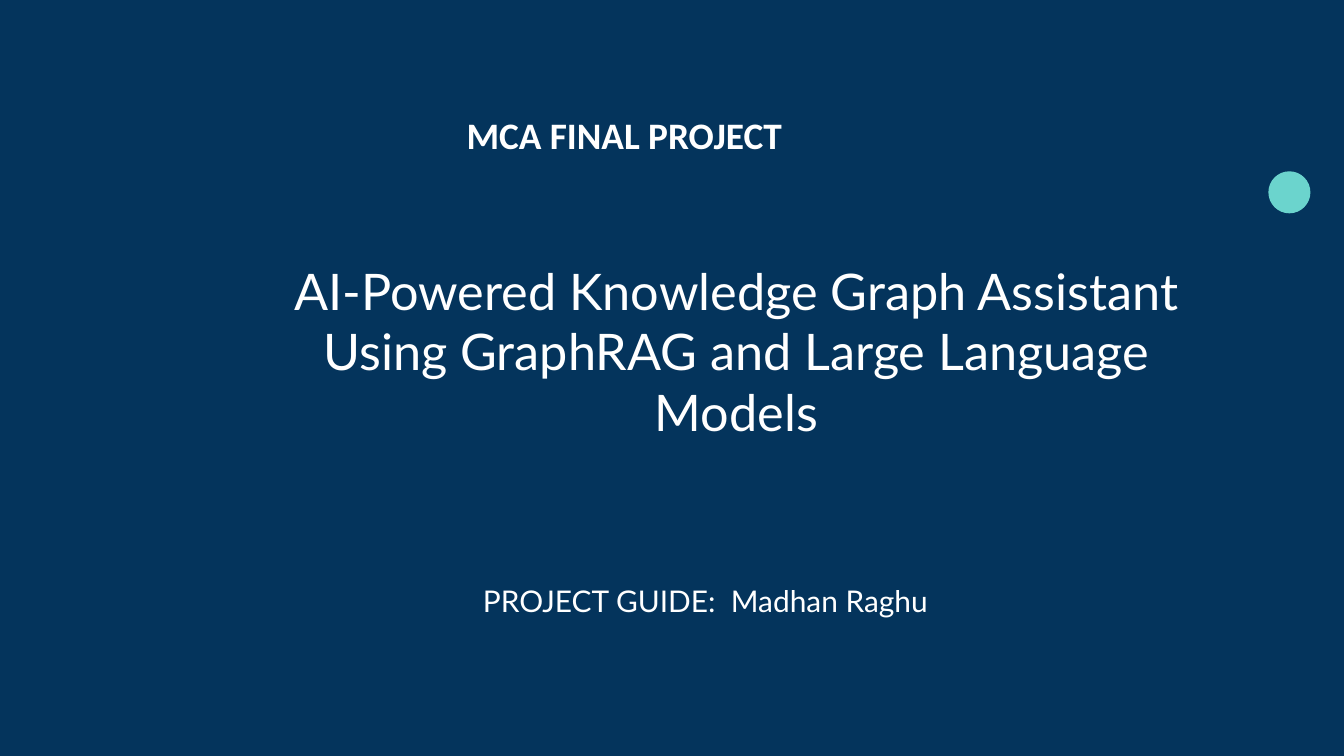
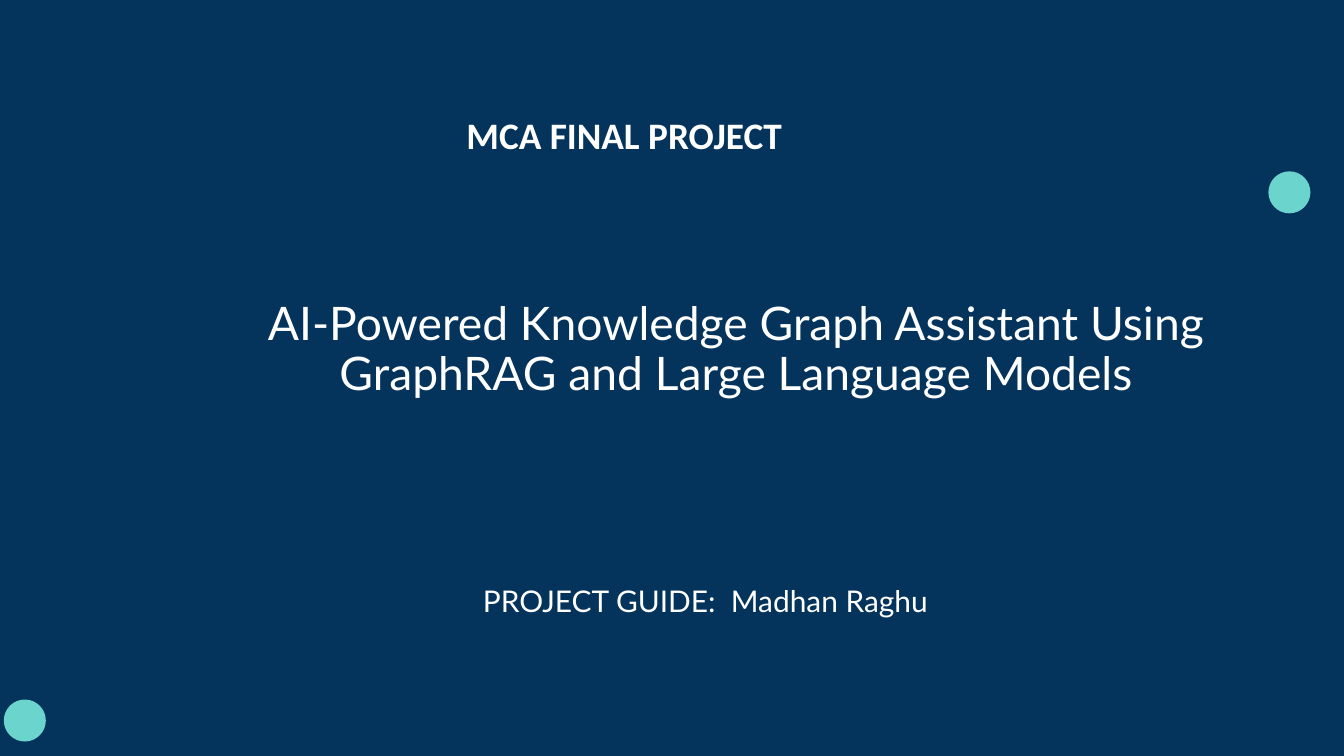
Before and after one commit to kabilan386/ai-powered-knowledge-graph-assistant, a slide deck: slide 2 of presentations/GraphRAG_Project_Viva_Template.pptx. Drawn at 1344x756 pixels with LibreOffice and Linux fonts; fonts in the diff are those of the drawing; background and template pictures are left out. Boxes give left, top, right and bottom in pixels: in the first picture for what was removed or moved away, otherwise in the second. Text is boxed around its words. In the diff, an @@ line names an element or a change of style, - is before the commit and + after.

Commit message:
Normalize presentation package for PowerPoint compatibility

```diff
--- a/presentations/GraphRAG_Project_Viva_Template.pptx
+++ b/presentations/GraphRAG_Project_Viva_Template.pptx
@@ title "AI-Powered Knowledge Graph Assistant Using ..." at (268, 306, 1204, 399): size 54 to 49.6 pt; line spacing 1 to 0.9 @@
@@ freeform shape added at (4, 700, 46, 741), fill #6BD4CD @@
```
Also in this commit, not shown: 19 other slides changed, 1 other file.
